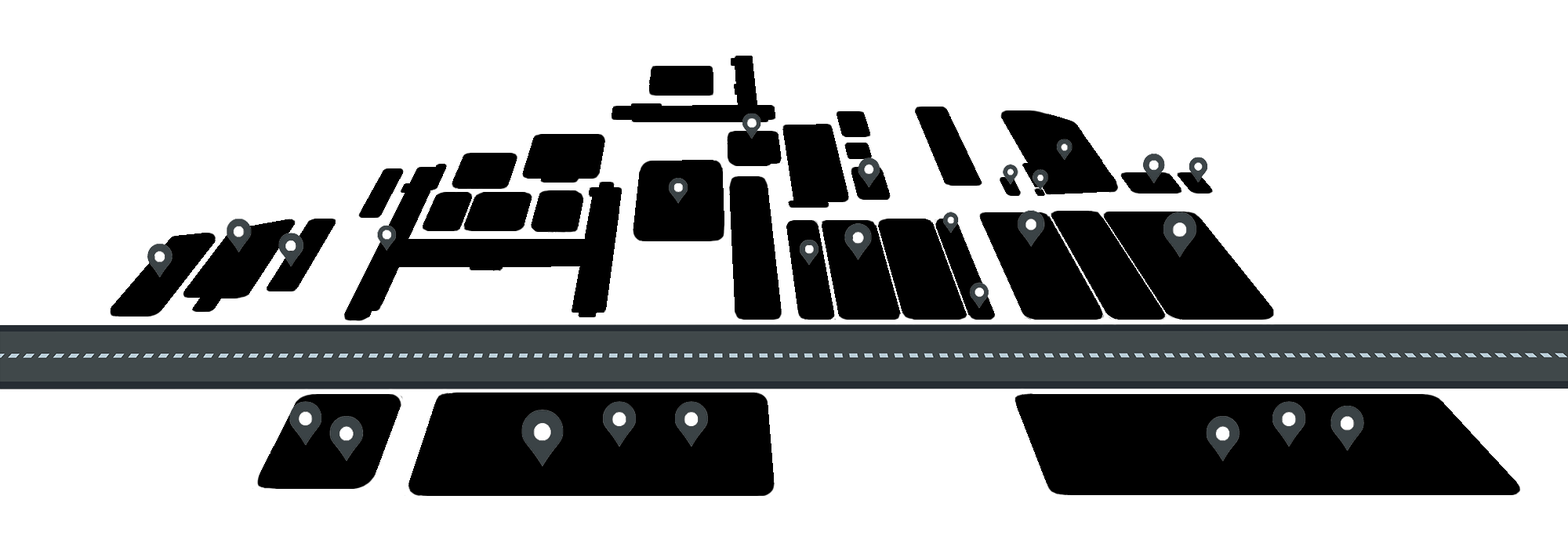
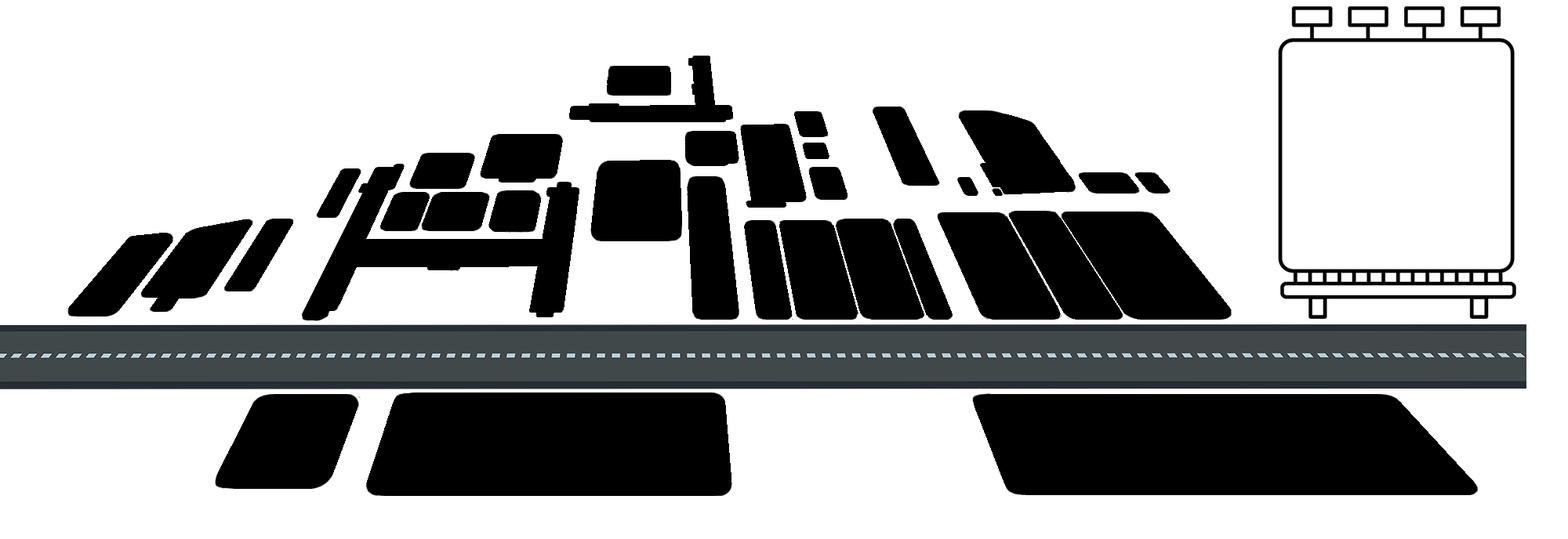
Before/after of a w=1568, h=539 layered artwork. What changed in the layer stack:
hid "Layer 1" over bbox(147, 112, 1365, 468)
added layer "Layer 2" above "taft road" over bbox(1277, 6, 1517, 320)
painted on "taft road" over bbox(0, 55, 1568, 497)
